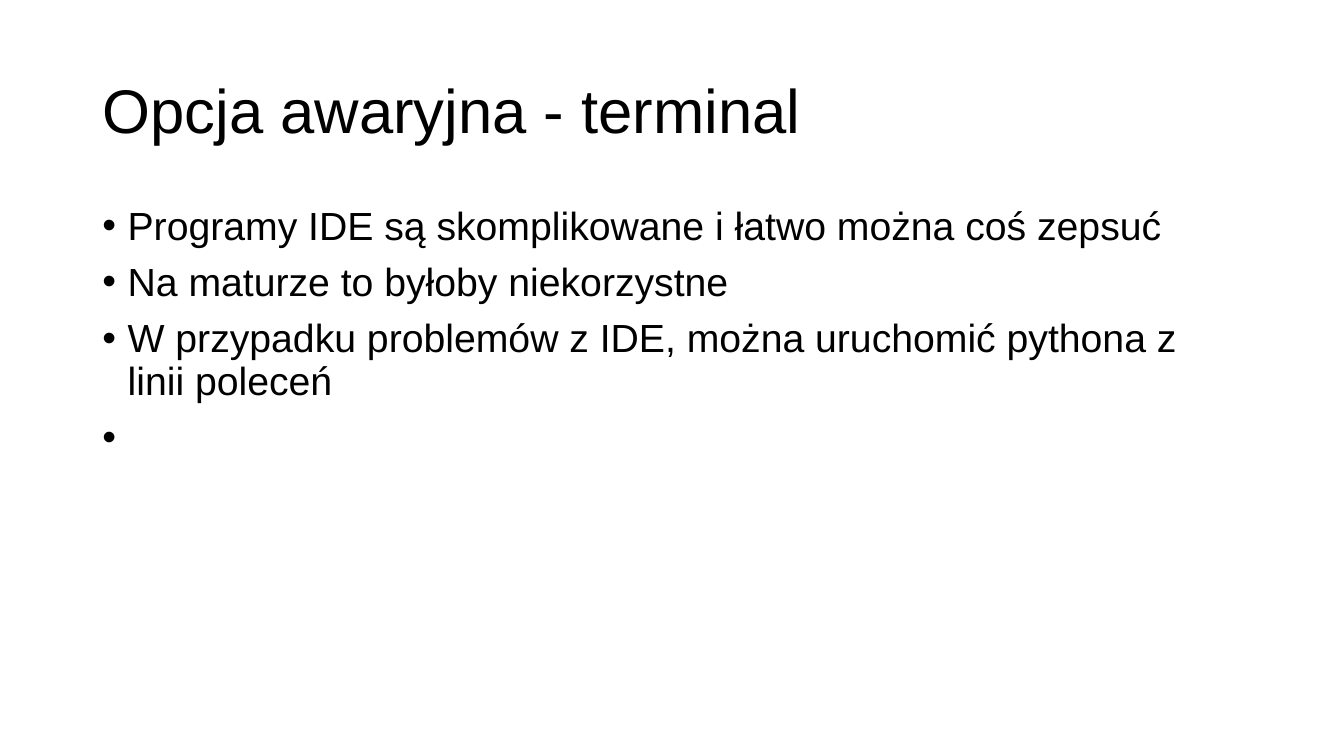
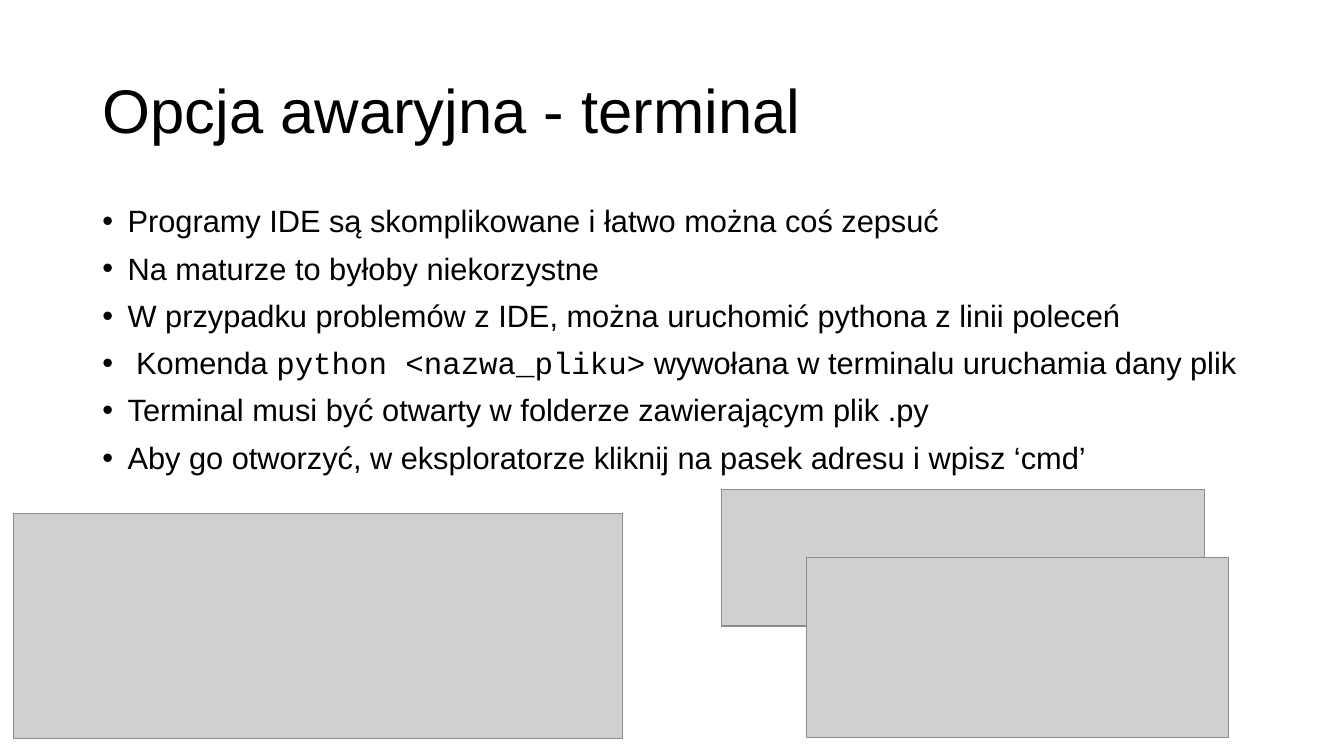
Before and after one commit to MikoStoro/ETI_Academy_Matura, a slide deck: slide 10 of prezentacje/prezentacja1.pptx. Drawn at 1344x756 pixels with LibreOffice and Linux fonts; fonts in the diff are those of the drawing; grey boxes stand for pictures; background and template pictures are left out. Boxes give left, top, right and bottom in pixels: in the first picture for what was removed or moved away, otherwise in the second. Text is boxed around its words. In the diff, an @@ line names an element or a change of style, - is before the commit and + after.

```diff
--- a/prezentacje/prezentacja1.pptx
+++ b/prezentacje/prezentacja1.pptx
@@ text at [128,209,1120,333]: size 28 to 22 pt in "Programy IDE są skomplikowane i łatwo można ...", "Na maturze to byłoby niekorzystne", "W przypadku problemów z IDE, można uruchomić ..."; alignment left to justified @@
@@ text at [128,351,1236,474]: paragraphs added @@
+• Komenda python <nazwa_pliku> wywołana w terminalu uruchamia dany plik
+• Terminal musi być otwarty w folderze zawierającym plik .py
+• Aby go otworzyć, w eksploratorze kliknij na pasek adresu i wpisz ‘cmd’
@@ picture added at [722,489,1206,626] @@
@@ picture added at [13,513,623,739] @@
@@ picture added at [807,558,1229,737] @@
```
Also in this commit, not shown: 1 other slide changed, 8 slides added, 2 slides removed, 9 other files.
